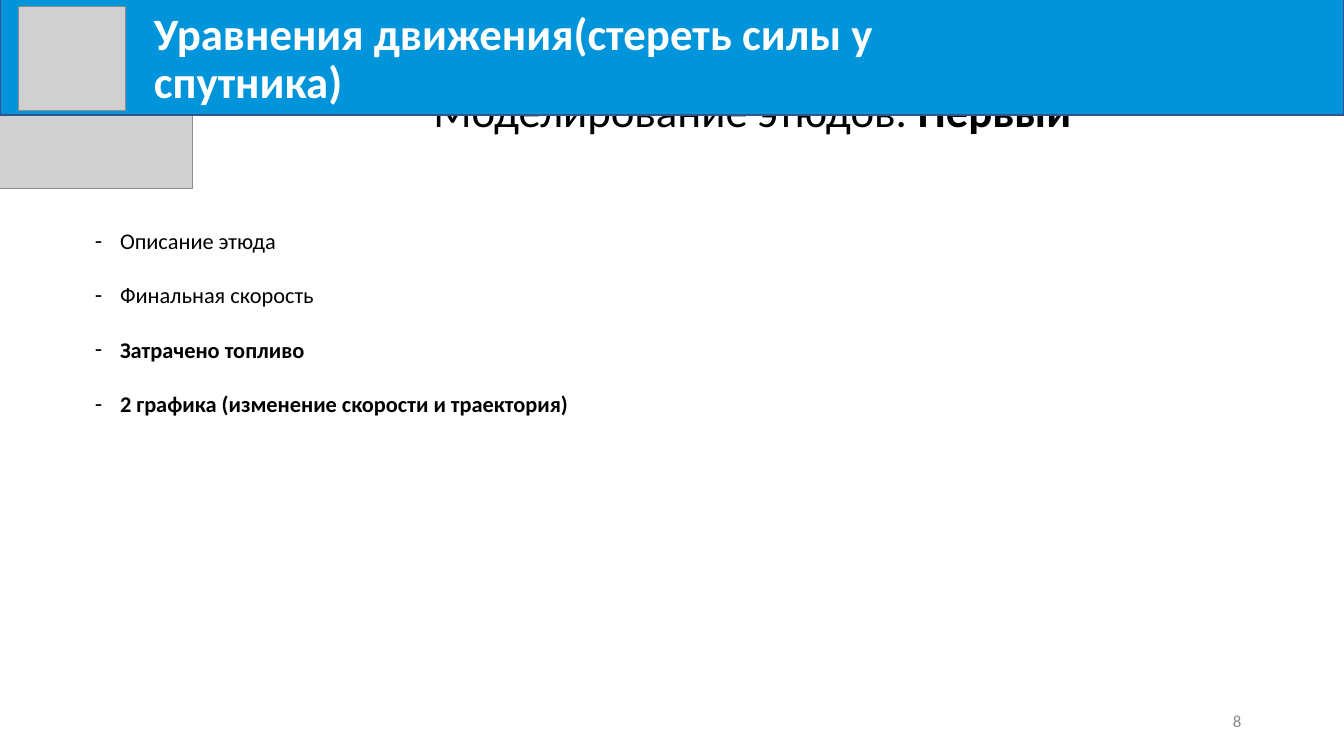
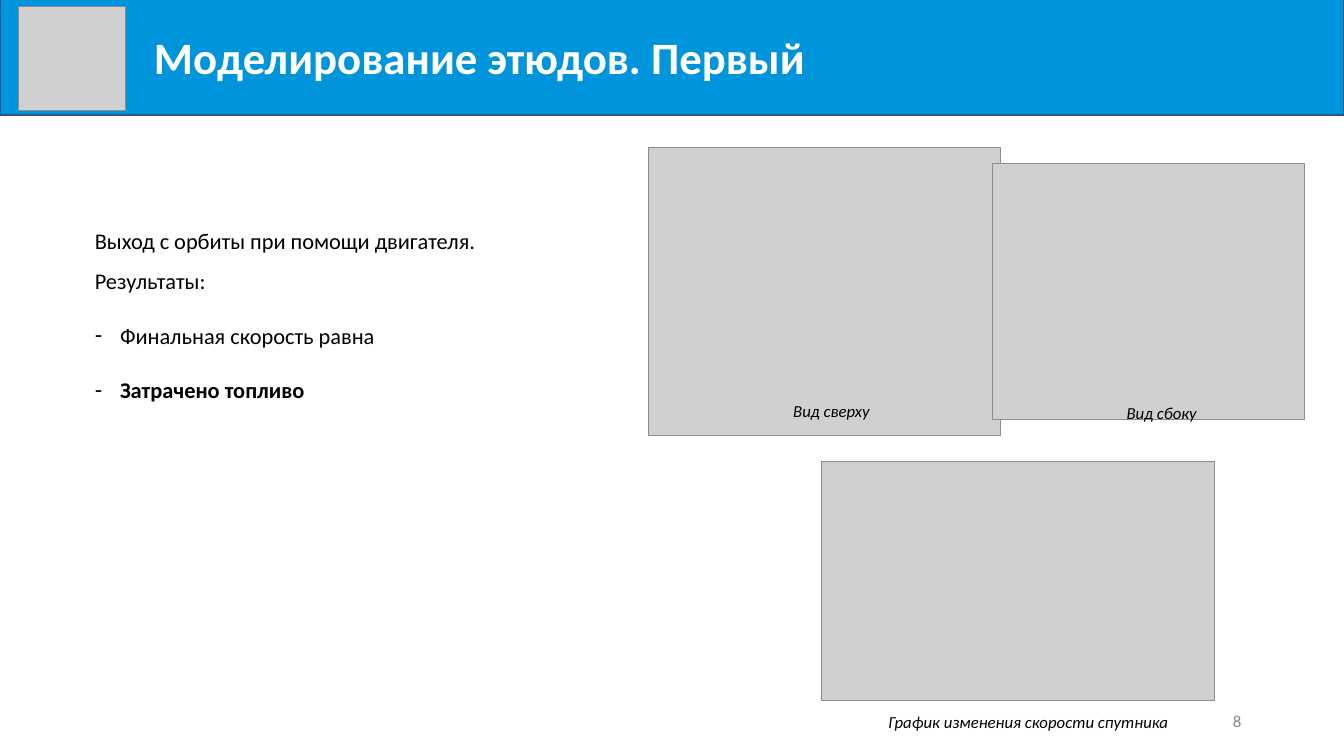
Before and after one commit to Milirik/diploma, a slide deck: slide 8 of Mikheev-K_V.pptx. Drawn at 1344x756 pixels with LibreOffice and Linux fonts; fonts in the diff are those of the drawing; grey boxes stand for pictures. Boxes give left, top, right and bottom in pixels: in the first picture for what was removed or moved away, otherwise in the second. Text is boxed around its words. In the diff, an @@ line names an element or a change of style, - is before the commit and + after.

```diff
--- a/Mikheev-K_V.pptx
+++ b/Mikheev-K_V.pptx
@@ picture removed at bbox=[0, 1, 193, 189] @@
@@ text at bbox=[154, 43, 805, 82]: text changed @@
-Уравнения движения(стереть силы у спутника)
+Моделирование этюдов. Первый
@@ title removed at bbox=[433, 114, 1072, 139] @@
-Моделирование этюдов. Первый
@@ picture added at bbox=[648, 147, 1000, 436] @@
@@ picture added at bbox=[992, 163, 1305, 418] @@
@@ text at bbox=[95, 233, 475, 348]: text changed @@
-– Описание этюда
-– Финальная скорость
+Выход с орбиты при помощи двигателя.
+Результаты:
+– Финальная скорость равна
@@ text at bbox=[120, 395, 568, 416]: paragraph removed @@
-– 2 графика (изменение скорости и траектория)
@@ text added at bbox=[793, 406, 870, 420], 12 pt, text #000000, italic @@
+Вид сверху
@@ text added at bbox=[1127, 407, 1197, 424], 12 pt, text #000000, italic @@
+Вид сбоку
@@ picture added at bbox=[822, 462, 1215, 701] @@
@@ text added at bbox=[888, 716, 1168, 731], 12 pt, text #000000, italic @@
+График изменения скорости спутника
```
Also in this commit, not shown: 10 other slides changed, 1 slide added, 1 slide removed, 2 other files.
